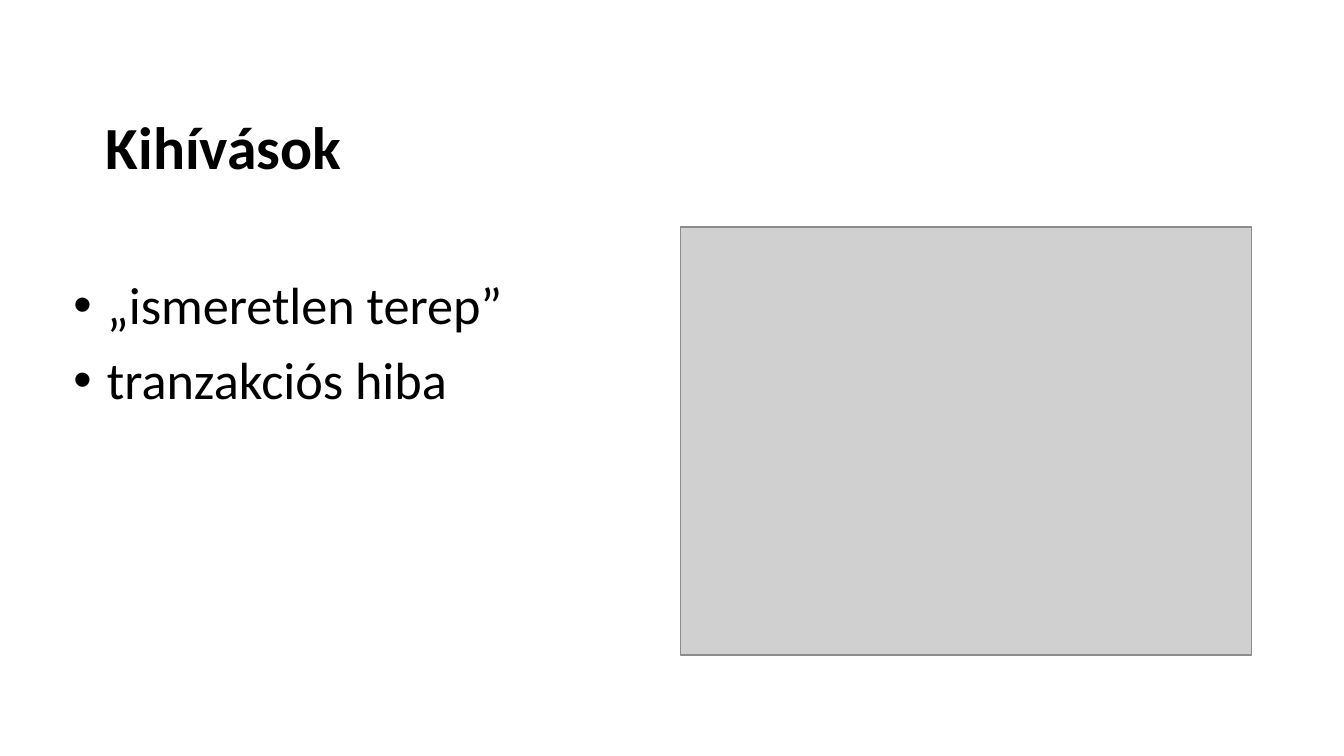
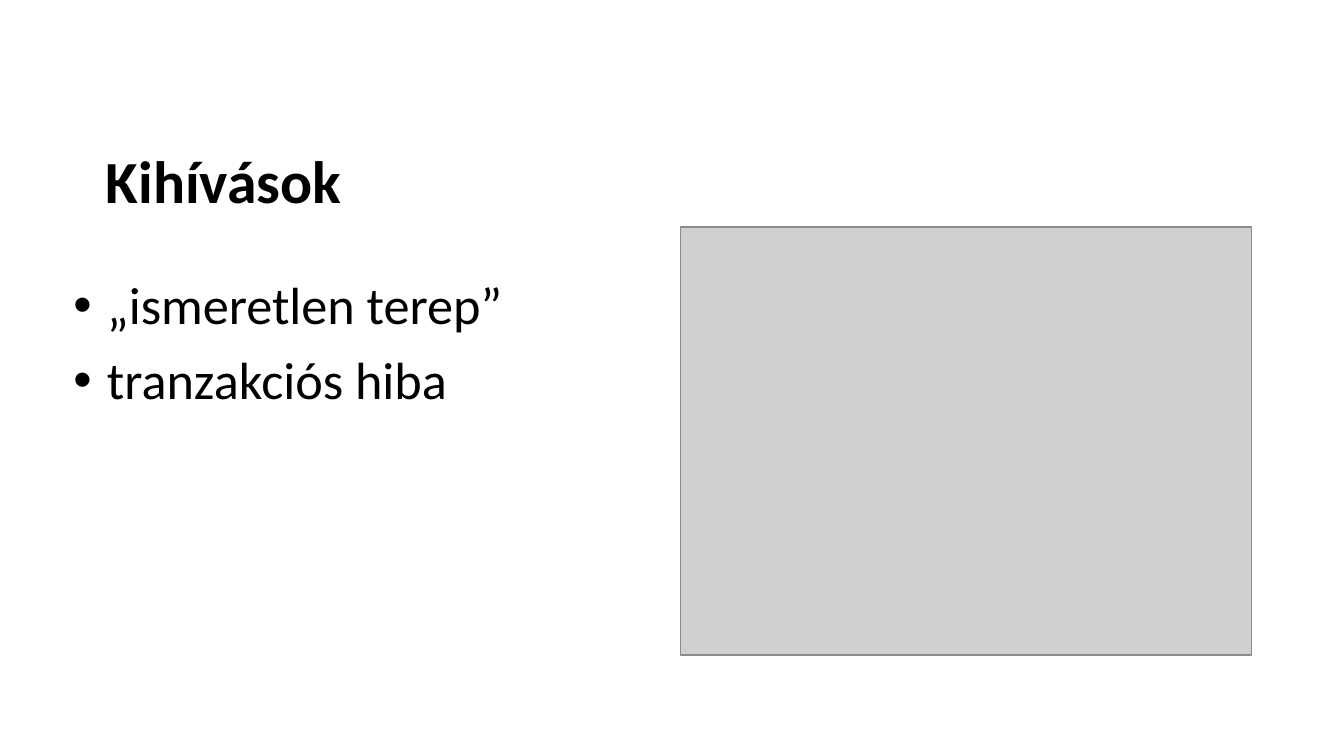
Before and after one commit to schonherz-java-ee-2016-summer/project, a slide deck: slide 8 of presentations/landing/Balogh_Istvan/Balogh_Istvan_prezentacio.pptx. Drawn at 1344x756 pixels with LibreOffice and Linux fonts; fonts in the diff are those of the drawing; grey boxes stand for pictures; background and template pictures are left out. Boxes give left, top, right and bottom in pixels: in the first picture for what was removed or moved away, otherwise in the second. Text is boxed around its words. In the diff, an @@ line names an element or a change of style, - is before the commit and + after.

```diff
--- a/presentations/landing/Balogh_Istvan/Balogh_Istvan_prezentacio.pptx
+++ b/presentations/landing/Balogh_Istvan/Balogh_Istvan_prezentacio.pptx
@@ title "Kihívások": place and size @@
-title "Kihívások" at bbox=[106, 127, 341, 170]
+title "Kihívások" at bbox=[106, 161, 341, 204]
```
Also in this commit, not shown: 7 other slides changed.
